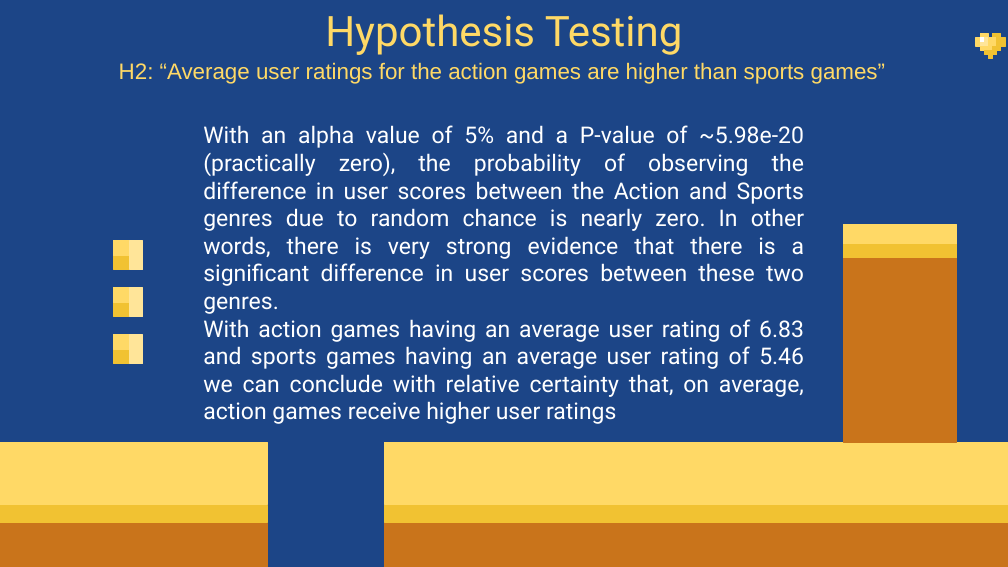
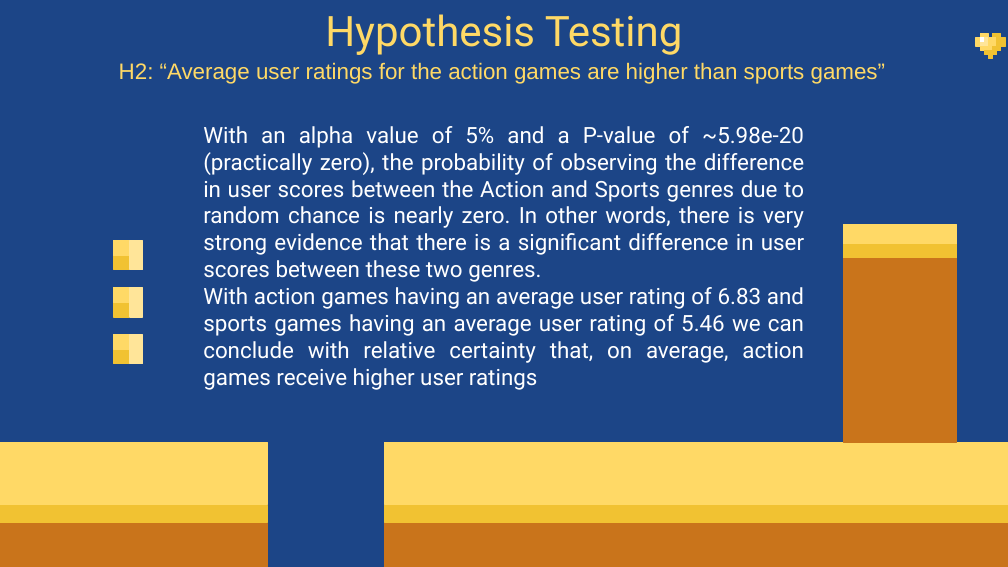
Before and after one commit to IMMontoya/global_videogame_sales_analysis, a slide deck: slide 20 of presentation.pptx. Drawn at 1008x567 pixels with LibreOffice and Linux fonts; fonts in the diff are those of the drawing. Boxes give left, top, right and bottom in pixels: in the first picture for what was removed or moved away, otherwise in the second. Text is boxed around its words. In the diff, an @@ line names an element or a change of style, - is before the commit and + after.

```diff
--- a/presentation.pptx
+++ b/presentation.pptx
@@ text "With an alpha value of ..." at (203, 126, 804, 390): size 16.4 to 16 pt @@
```
Also in this commit, not shown: 10 other slides changed.
